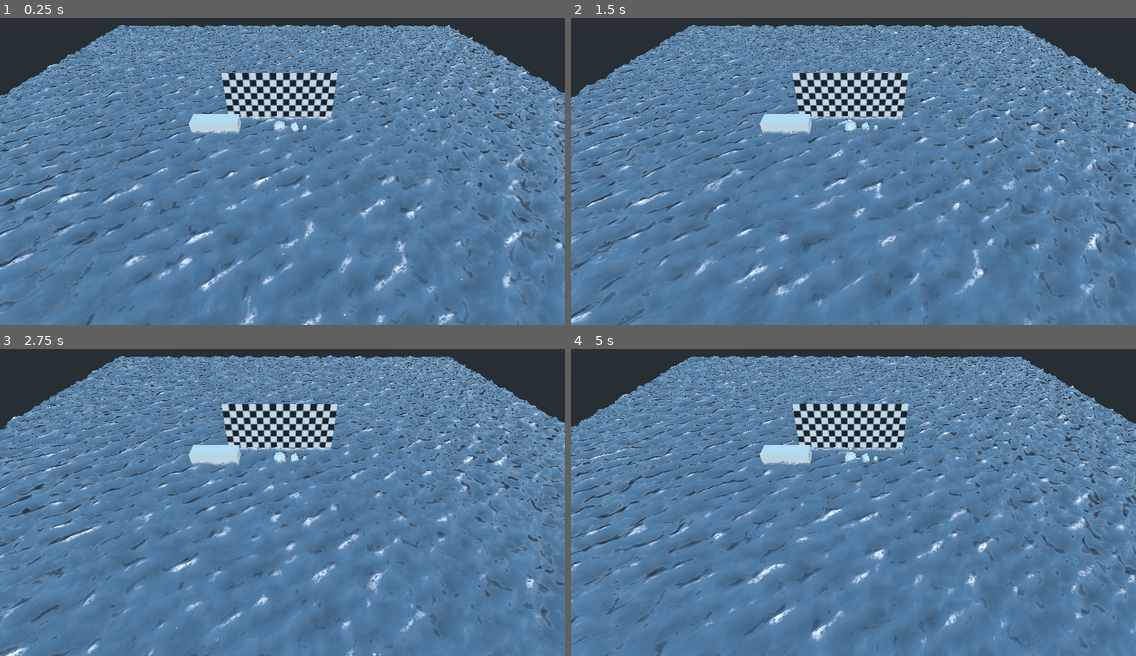
Above: before the commit, frames 1-4 (two rows, left to right).
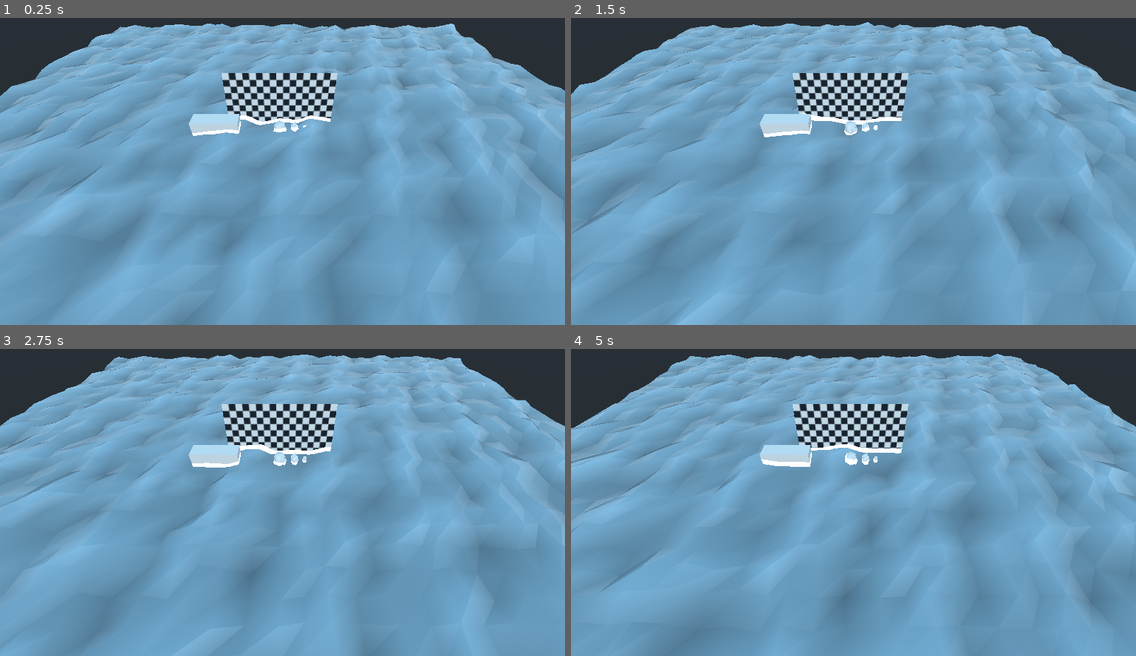
Above: after the commit, the same moments.

Repository: creikey/low-poly-ocean
Game: Godot game, scene res://Main.tscn
Same seed, same stepped clock (60 frames per second), same inputs: the game is played once before the commit and once after it.
Inputs:
- Up to frame 1 (0.25 s): no input
- Up to frame 2 (1.5 s): no input
- Up to frame 3 (2.75 s): no input
- Up to frame 4 (5 s): no input

The runs differ from the first frame. In frame 1, 66% of the frame differs, in the area x 0-100%, y 1-100%; in frame 2, 65%; in frame 3, 65%; in frame 4, 65%.

Commit message:
Remove features to make ocean look low poly

Diff:
--- a/src/Main.tscn
+++ b/src/Main.tscn
@@ -1,41 +1,35 @@
-[gd_scene load_steps=17 format=2]
+[gd_scene load_steps=15 format=2]
 
 [ext_resource path="res://default_env.tres" type="Environment" id=1]
 [ext_resource path="res://big-rock.dae" type="PackedScene" id=2]
 [ext_resource path="res://medium-rock.dae" type="PackedScene" id=3]
 [ext_resource path="res://small-rock.dae" type="PackedScene" id=4]
 [ext_resource path="res://ocean.shader" type="Shader" id=5]
-[ext_resource path="res://water-foam-texture.png" type="Texture" id=6]
-[ext_resource path="res://ocean-normal.jpg" type="Texture" id=7]
-[ext_resource path="res://Ocean.gd" type="Script" id=8]
-[ext_resource path="res://checkerboard.png" type="Texture" id=9]
+[ext_resource path="res://Ocean.gd" type="Script" id=6]
+[ext_resource path="res://checkerboard.png" type="Texture" id=7]
 
 [sub_resource type="ShaderMaterial" id=1]
 shader = ExtResource( 5 )
-shader_param/wave_1 = Plane( 0.13, 0.1, 0.19, 18.93 )
-shader_param/wave_2 = Plane( 0.3, 0.45, 0.12, 12 )
+shader_param/wave_1 = Plane( 0.13, 0.1, 0.22, 16.22 )
+shader_param/wave_2 = Plane( 0.3, 0.45, 0.61, 12 )
 shader_param/wave_3 = Plane( 0.8, 1.74, 0.32, 10.39 )
+shader_param/wave_4 = Plane( 0.94, 0.2, 0.2, 57.71 )
+shader_param/wave_5 = Plane( 0.3, 0.6, 0.09, 60.4 )
+shader_param/wave_6 = Plane( 0.1, 0.95, 0.15, 45.4 )
 shader_param/noise_zoom = 0.59
 shader_param/noise_amp = 4.58
-shader_param/color = Color( 0.403922, 0.501961, 0.607843, 1 )
-shader_param/color_mid_height = 3.58
+shader_param/color = Color( 0.419608, 0.505882, 0.556863, 1 )
+shader_param/color_mid_height = 7.83
 shader_param/foam_level = 5.64
-shader_param/foam_scale = 114.32
-shader_param/foam_height = 3.27
-shader_param/metallic = 0.13
-shader_param/roughness = 0.16
-shader_param/normal_scale = 0.55
-shader_param/normal_zoom = 6.81
-shader_param/normal_flow_divisor = 314.28
-shader_param/PI = 3.14159
-shader_param/foam_texture = ExtResource( 6 )
-shader_param/texture_normal = ExtResource( 7 )
+shader_param/metallic = 0.0
+shader_param/roughness = 0.24
+shader_param/PI = 3.142
 
 [sub_resource type="PlaneMesh" id=2]
 material = SubResource( 1 )
 size = Vector2( 500, 500 )
-subdivide_width = 200
-subdivide_depth = 200
+subdivide_width = 40
+subdivide_depth = 40
 
 [sub_resource type="Shader" id=3]
 code = "shader_type spatial;
--- a/src/ocean.shader
+++ b/src/ocean.shader
@@ -5,6 +5,9 @@
 uniform vec4 wave_1 = vec4(0.14, 0.29, 0.25, 18.93);
 uniform vec4 wave_2 = vec4(0.3, 0.35, 0.28, 12.0);
 uniform vec4 wave_3 = vec4(0.8, 3.18, 0.22, 9.0);
+uniform vec4 wave_4 = vec4(0.94, 0.20, 0.20, 30.4);
+uniform vec4 wave_5 = vec4(0.30, 0.60, 0.19, 60.4);
+uniform vec4 wave_6 = vec4(0.10, 0.95, 0.25, 45.4);
 
 uniform float noise_zoom = 0.22;
 uniform float noise_amp = 9.59;
@@ -12,16 +15,16 @@
 uniform vec4 color: hint_color = vec4(0.3411, 0.5333, 0.6627, 1.0);
 uniform float color_mid_height = 3.0;
 uniform float foam_level = 5.64;
-uniform sampler2D foam_texture;
-uniform float foam_scale = 114.32;
-uniform float foam_height = 6.61;
+//uniform sampler2D foam_texture;
+//uniform float foam_scale = 114.32;
+//uniform float foam_height = 6.61;
 //uniform float refraction = 0.05;
 uniform float metallic = 0.59;
 uniform float roughness = 0;
-uniform sampler2D texture_normal : hint_normal;
-uniform float normal_scale : hint_range(-16,16);
-uniform float normal_zoom = 1.0;
-uniform float normal_flow_divisor = 350.0;
+//uniform sampler2D texture_normal : hint_normal;
+//uniform float normal_scale : hint_range(-16,16);
+//uniform float normal_zoom = 1.0;
+//uniform float normal_flow_divisor = 350.0;
 
 uniform float PI = 3.14159;
 
@@ -66,6 +69,9 @@
 	to_return += gernster_wave(wave_1, pos, time);
 	to_return += gernster_wave(wave_2, pos, time);
 	to_return += gernster_wave(wave_3, pos, time);
+	to_return += gernster_wave(wave_4, pos, time);
+	to_return += gernster_wave(wave_5, pos, time);
+	to_return += gernster_wave(wave_6, pos, time);
 	to_return.y += fbm(pos.xy * (noise_zoom/10.0)) * noise_amp;
 	return to_return;
 }
@@ -79,35 +85,37 @@
 	height = wave_result.y;
 	VERTEX.x += wave_result.x;
 	VERTEX.z += wave_result.z;
-	TANGENT = normalize(vec3(0.0, wave(VERTEX.xz + vec2(0.0, 0.2), time).y - wave(VERTEX.xz + vec2(0.0, -0.2), time).y, 0.4));
-	BINORMAL = normalize(vec3(0.4, wave(VERTEX.xz + vec2(0.2, 0.0), time).y - wave(VERTEX.xz + vec2(-0.2, 0.0), time ).y, 0.0));
-	NORMAL = cross(TANGENT, BINORMAL);
+	//TANGENT = normalize(vec3(0.0, wave(VERTEX.xz + vec2(0.0, 0.2), time).y - wave(VERTEX.xz + vec2(0.0, -0.2), time).y, 0.4));
+	//BINORMAL = normalize(vec3(0.4, wave(VERTEX.xz + vec2(0.2, 0.0), time).y - wave(VERTEX.xz + vec2(-0.2, 0.0), time ).y, 0.0));
+	//NORMAL = cross(TANGENT, BINORMAL);
 }
 
 void fragment() {
+	NORMAL = normalize(cross(dFdx(VERTEX), dFdy(VERTEX)));
 	// calculate depth for foam
 	float depth = texture(DEPTH_TEXTURE, SCREEN_UV).r;
 	depth = depth * 2.0 - 1.0;
 	depth = PROJECTION_MATRIX[3][2] / (depth + PROJECTION_MATRIX[2][2]);
 	depth = depth + VERTEX.z;
 	// calculate foam mask stuff
-	float foam_scroll = TIME/4.0;
-	vec2 scaled_uv = UV * foam_scale;
-	float channelA = texture(foam_texture, scaled_uv - vec2(foam_scroll, cos(UV.x))).r;
-	float channelB = texture(foam_texture, scaled_uv * 0.5 + vec2(sin(UV.y), foam_scroll)).b;
-	float mask = (channelA + channelB) * 0.95;
-	mask = pow(mask, 2);
-	mask = clamp(mask, 0, 1);
+//	float foam_scroll = TIME/4.0;
+//	vec2 scaled_uv = UV * foam_scale;
+//	float channelA = texture(foam_texture, scaled_uv - vec2(foam_scroll, cos(UV.x))).r;
+//	float channelB = texture(foam_texture, scaled_uv * 0.5 + vec2(sin(UV.y), foam_scroll)).b;
+//	float mask = (channelA + channelB) * 0.95;
+//	mask = pow(mask, 2);
+//	mask = clamp(mask, 0, 1);
 	ALBEDO = color.rgb * ((height + color_mid_height) / 5.0);
-	if(height > foam_height) {
-		EMISSION = vec3(1.0 - mask) * pow(height - foam_height, 1.0);
-	}
+//	if(height > foam_height) {
+//		EMISSION = vec3(1.0 - mask) * pow(height - foam_height, 1.0);
+//	}
 	if(depth < foam_level) {
-		EMISSION = vec3(1.0 - mask) * pow((foam_level - depth)/foam_level, 2.0);
+//		EMISSION = vec3(1.0 - mask) * pow((foam_level - depth)/foam_level, 2.0);
+		EMISSION = vec3(1.0);
 	}
 	ALPHA = color.a;
 	METALLIC = metallic;
 	ROUGHNESS = roughness;
-	NORMALMAP = texture(texture_normal,(UV + TIME/normal_flow_divisor)*normal_zoom).rgb;
-	NORMALMAP_DEPTH = normal_scale;
+	//NORMALMAP = texture(texture_normal,(UV + TIME/normal_flow_divisor)*normal_zoom).rgb;
+	//NORMALMAP_DEPTH = normal_scale;
 }
Not shown: 2 places in src/Main.tscn that only renumber resources
